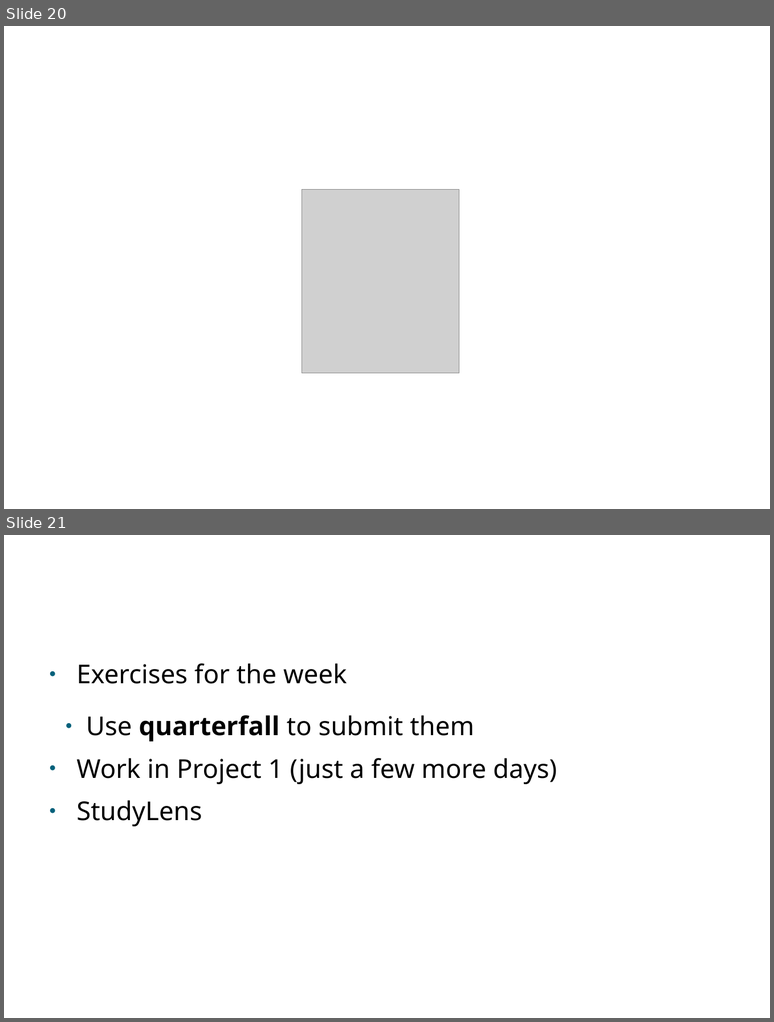
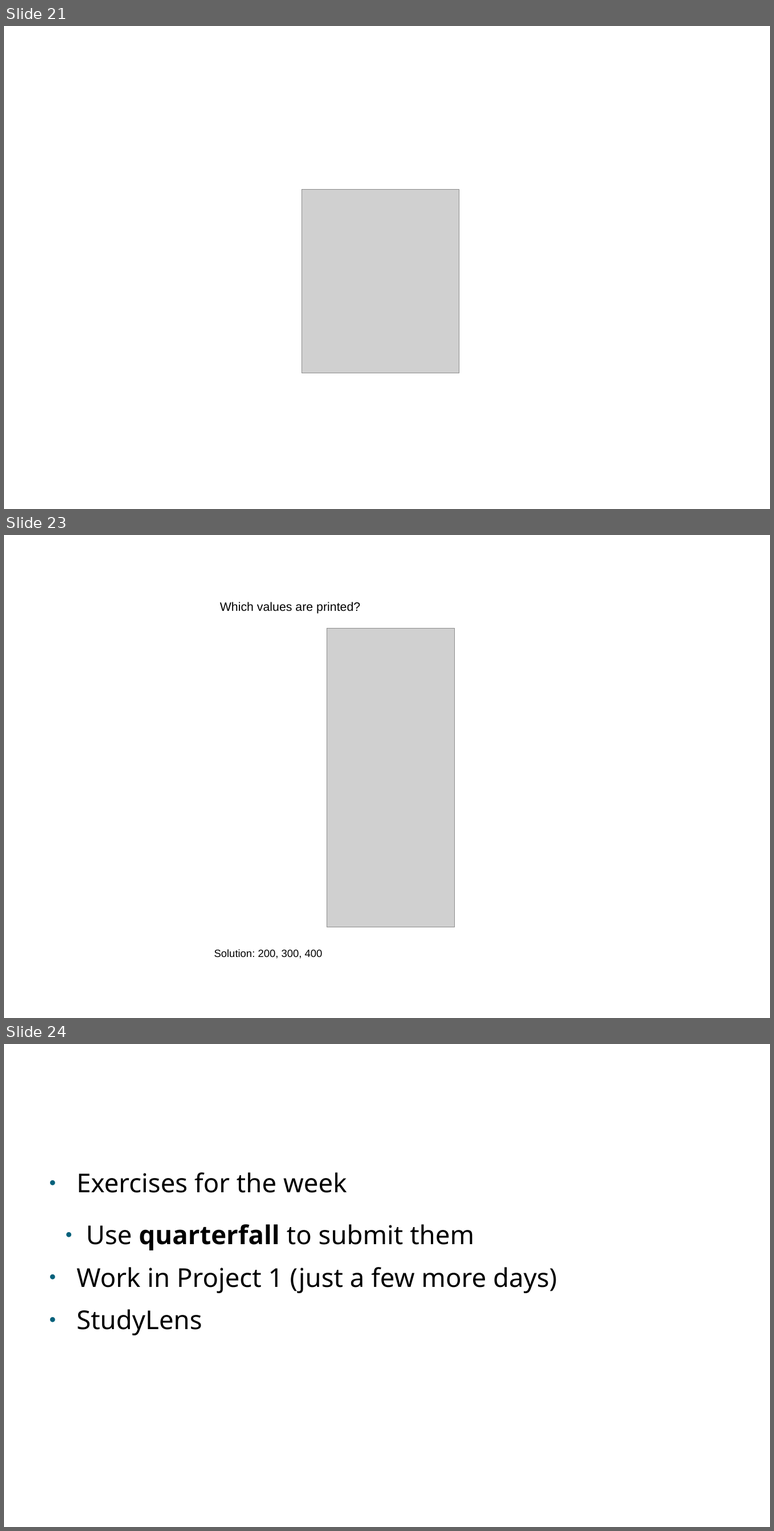
Before and after one commit to PabloMosUU/UssPython, a slide deck: LectureNotes/Module06/06 Code, Functions, Modules, and Recursion presentation.odp. Shown one above the other, each under a label of ours: slides 20 and 21 before the commit, slides 21, 23 and 24 after it; the slides between them are not shown. The pictures are 774x1022 and 774x1531 pixels, drawn with LibreOffice and Linux fonts; fonts in the diff are those of the drawing; grey boxes stand for pictures; background and template pictures are left out. Boxes give left, top, right and bottom in pixels: in the first picture for what was removed or moved away, otherwise in the second. Text is boxed around its words. In the diff, an @@ line names an element or a change of style, - is before the commit and + after.

```diff
--- a/LectureNotes/Module06/06 Code, Functions, Modules, and Recursion presentation.odp
+++ b/LectureNotes/Module06/06 Code, Functions, Modules, and Recursion presentation.odp
@@ slide 23 added at [4, 535, 770, 1018], background #FFFFFF @@
@@ text added at [220, 602, 360, 614], 15 pt, text #000000 @@
+Which values are printed?
@@ picture added at [327, 628, 455, 927] @@
@@ text added at [214, 949, 323, 959], 13 pt, text #000000 @@
+Solution: 200, 300, 400
@@ what was slide 20 is now slide 21 @@
@@ what was slide 21 is now slide 24 @@
```
Also in this commit, not shown: 2 other slides added, 17 other files.
